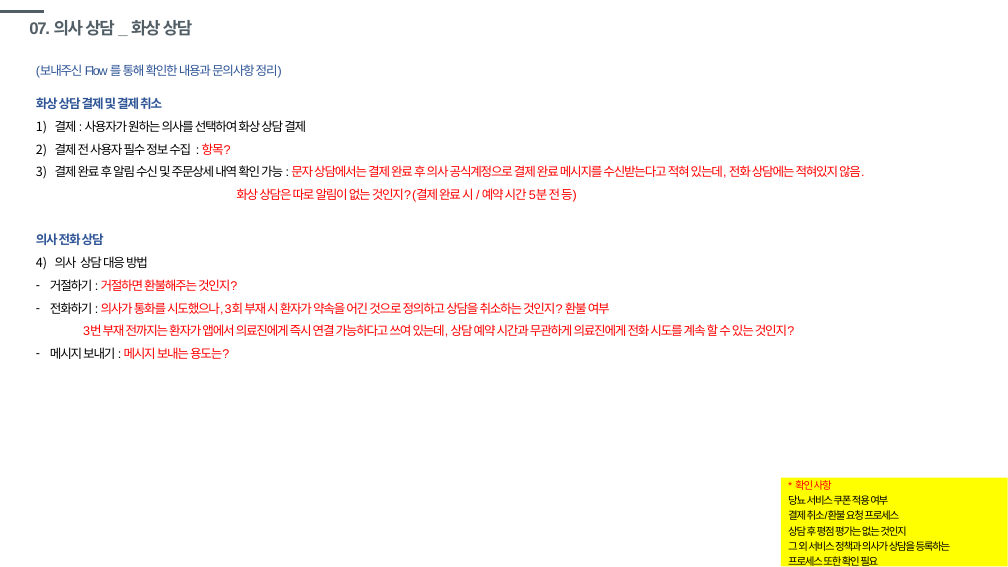
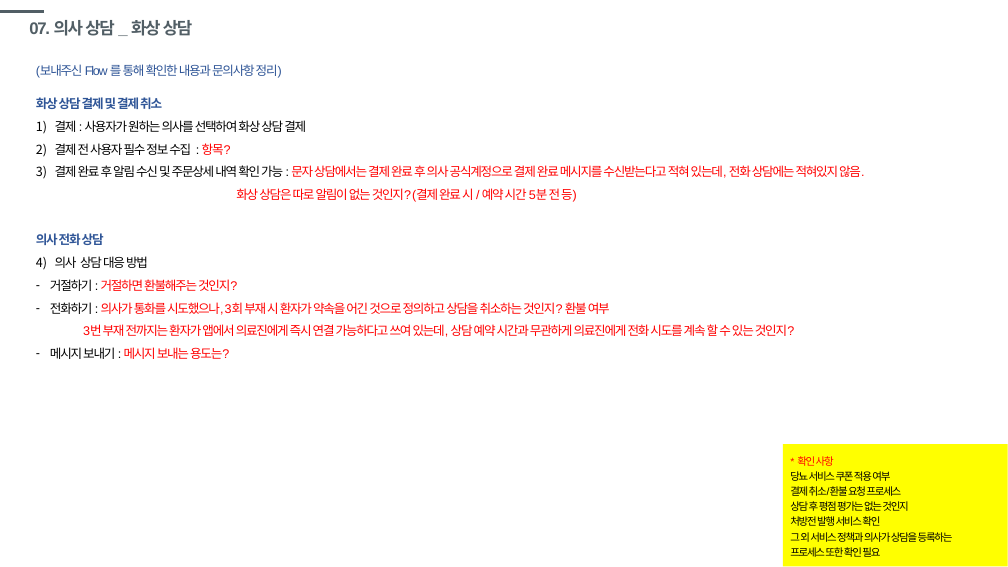
Before and after one commit to windsoccer/H160, a slide deck: slide 32 of 01 기획/SF_[건강160]당뇨_20191002.pptx. Drawn at 1008x567 pixels with LibreOffice and Linux fonts; fonts in the diff are those of the drawing. Boxes give left, top, right and bottom in pixels: in the first picture for what was removed or moved away, otherwise in the second. Text is boxed around its words. In the diff, an @@ line names an element or a change of style, - is before the commit and + after.

```diff
--- a/01 기획/SF_[건강160]당뇨_20191002.pptx
+++ b/01 기획/SF_[건강160]당뇨_20191002.pptx
@@ rectangle "* 확인 사항": place and size @@
-rectangle "* 확인 사항" at bbox=[781, 478, 1008, 567]
+rectangle "* 확인 사항" at bbox=[783, 445, 1008, 567]
@@ text in rectangle at bbox=[790, 516, 880, 526]: paragraph added @@
+처방전 발행 서비스 확인
```
Also in this commit, not shown: 6 other slides changed, 1 slide added.
